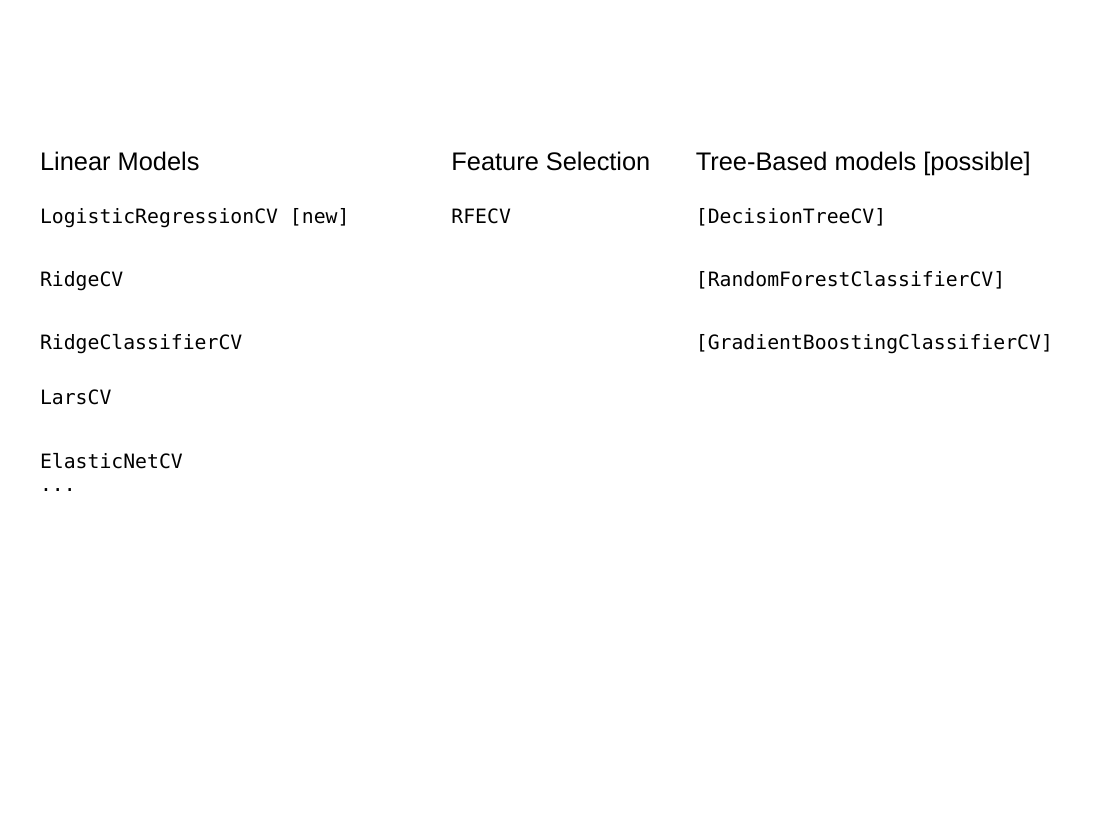
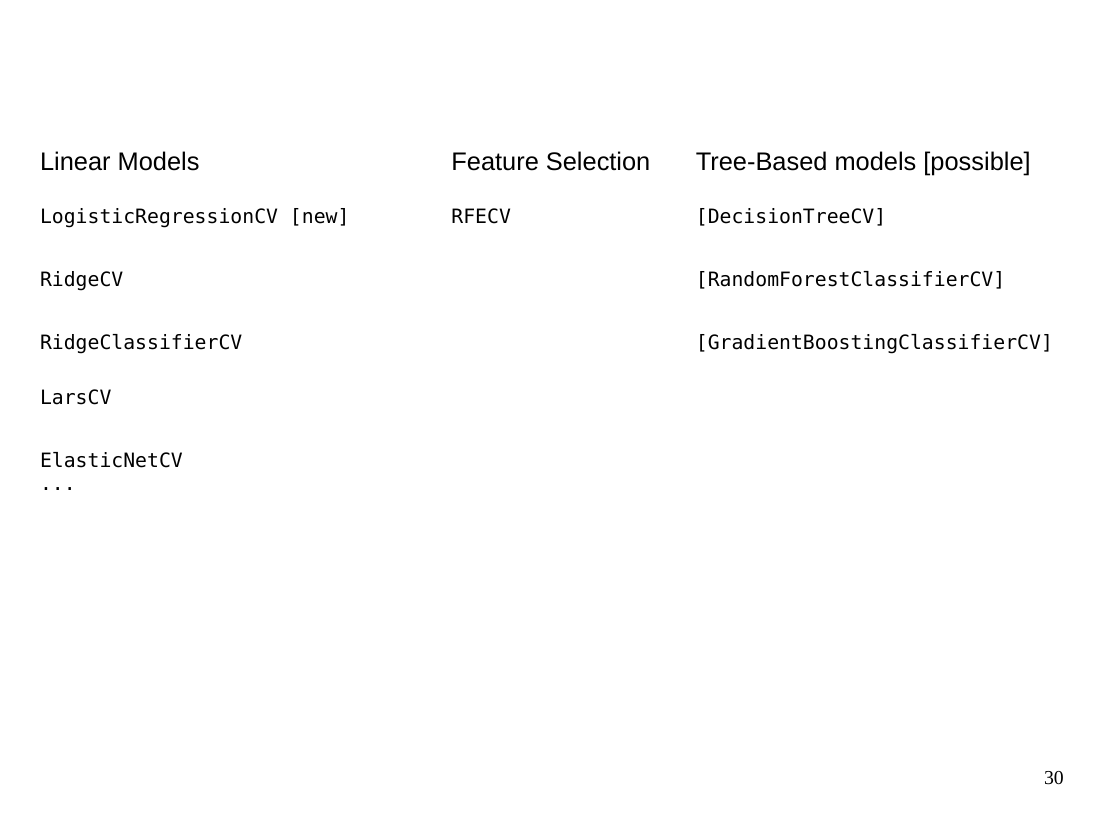
Before and after one commit to amueller/talks_odt, a slide deck: slide 30 of nyc-open-data-2015-andvanced-sklearn.odp (slide 33 before the commit). Drawn at 1120x840 pixels with LibreOffice and Linux fonts; fonts in the diff are those of the drawing. Boxes give left, top, right and bottom in pixels: in the first picture for what was removed or moved away, otherwise in the second. Text is boxed around its words. In the diff, an @@ line names an element or a change of style, - is before the commit and + after.

```diff
--- a/nyc-open-data-2015-andvanced-sklearn.odp
+++ b/nyc-open-data-2015-andvanced-sklearn.odp
@@ page number added at [1044, 771, 1064, 785], 14 pt, text #000000 @@
+30
```
Also in this commit, not shown: 58 other slides changed, 1 slide added, 5 slides removed.
